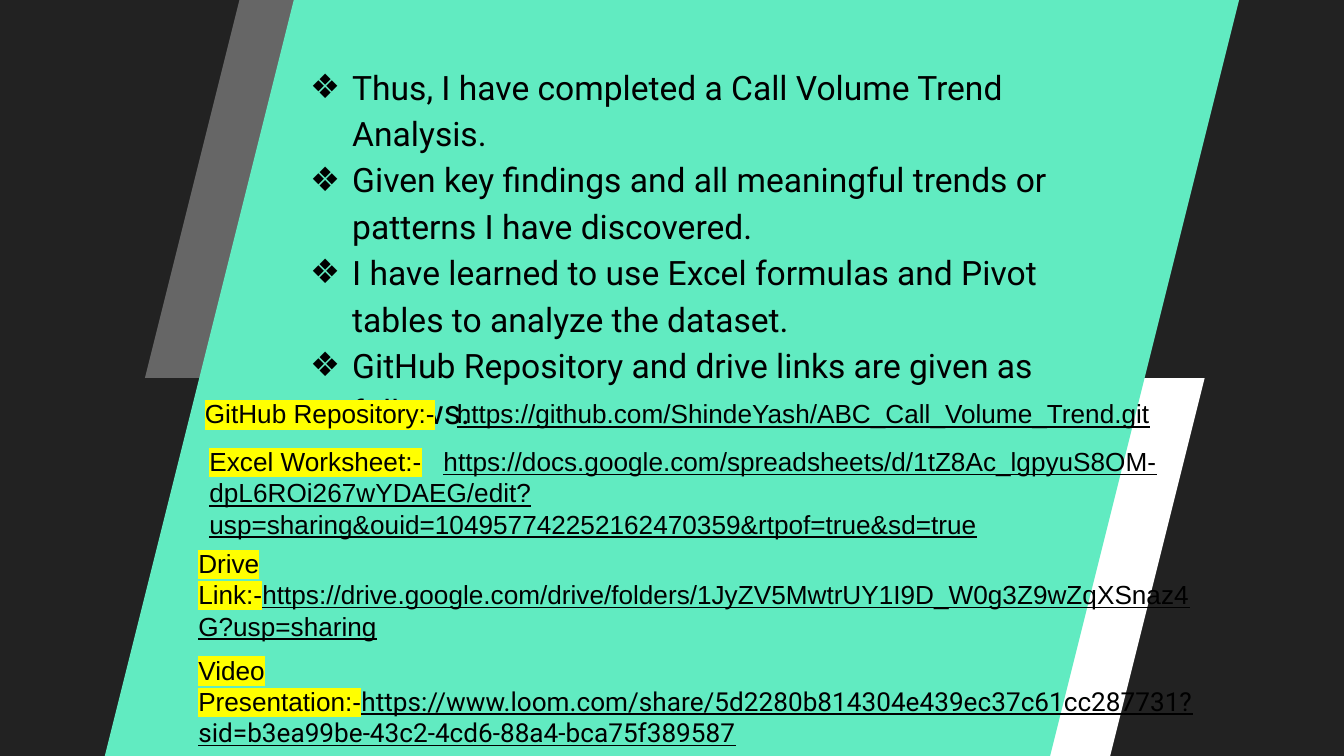
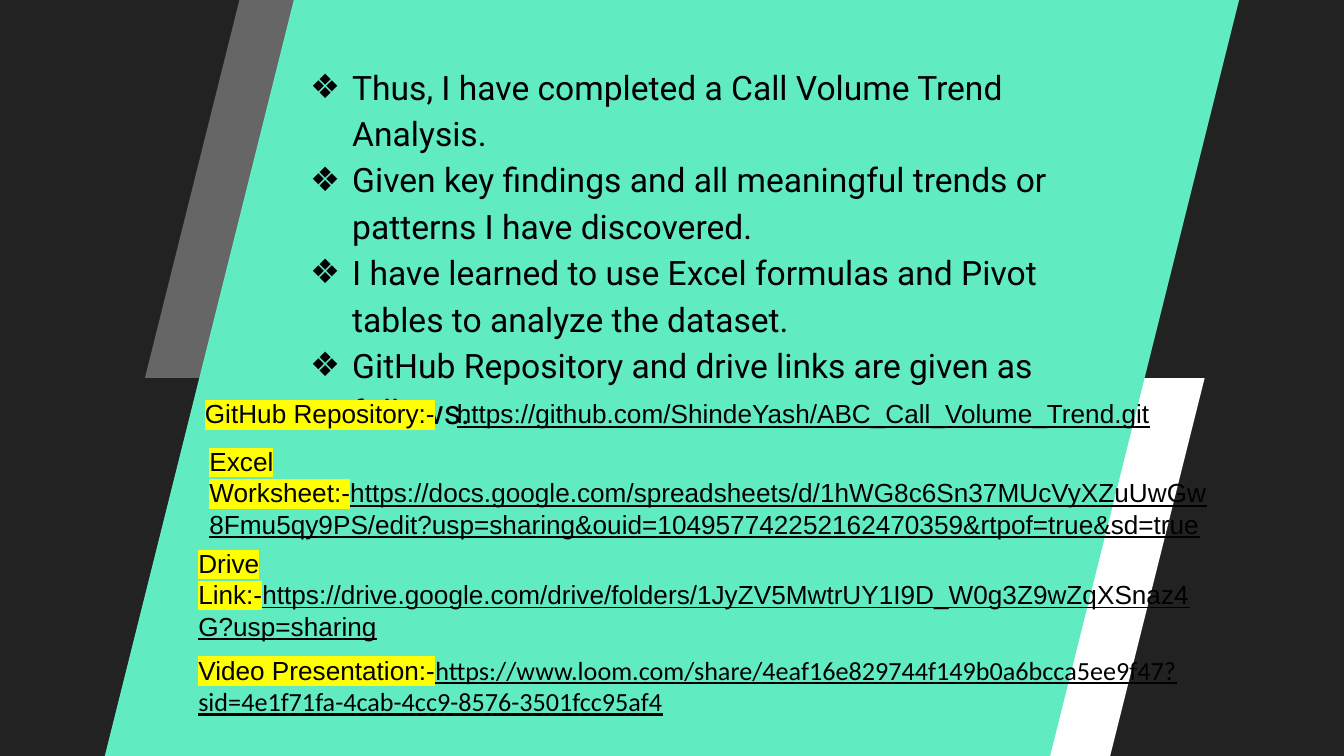
Before and after one commit to ShindeYash/ABC_Call_Volume_Trend, a slide deck: slide 22 of Call_Volume_Trend_Analysis_Report.pptx (slide 21 before the commit). Drawn at 1344x756 pixels with LibreOffice and Linux fonts; fonts in the diff are those of the drawing. Boxes give left, top, right and bottom in pixels: in the first picture for what was removed or moved away, otherwise in the second. Text is boxed around its words. In the diff, an @@ line names an element or a change of style, - is before the commit and + after.

```diff
--- a/Call_Volume_Trend_Analysis_Report.pptx
+++ b/Call_Volume_Trend_Analysis_Report.pptx
@@ text at bbox=[209, 452, 1206, 540]: text changed @@
-Excel Worksheet:- https://docs.google.com/spreadsheets/d/1tZ8Ac_lgpyuS8OM-dpL6ROi267wYDAEG/edit?usp=sharing&ouid=104957742252162470359&rtpof=true&sd=true
+Excel Worksheet:-https://docs.google.com/spreadsheets/d/1hWG8c6Sn37MUcVyXZuUwGw8Fmu5qy9PS/edit?usp=sharing&ouid=104957742252162470359&rtpof=true&sd=true
@@ text at bbox=[198, 658, 1176, 716]: text changed; font Roboto to Calibri @@
-Video Presentation:-https://www.loom.com/share/5d2280b814304e439ec37c61cc287731?sid=b3ea99be-43c2-4cd6-88a4-bca75f389587
+Video Presentation:-https://www.loom.com/share/4eaf16e829744f149b0a6bcca5ee9f47?sid=4e1f71fa-4cab-4cc9-8576-3501fcc95af4
```
Also in this commit, not shown: 3 other slides changed, 7 slides added, 6 slides removed, 5 other files.
